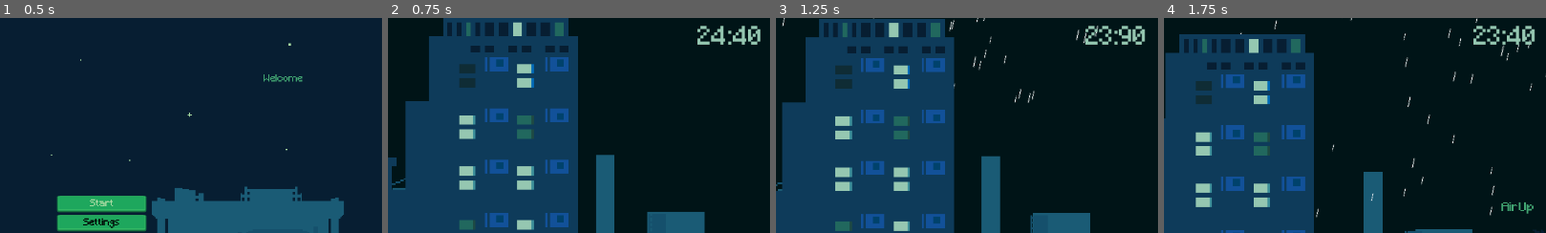
Above: before the commit, frames 1-4 (left to right).
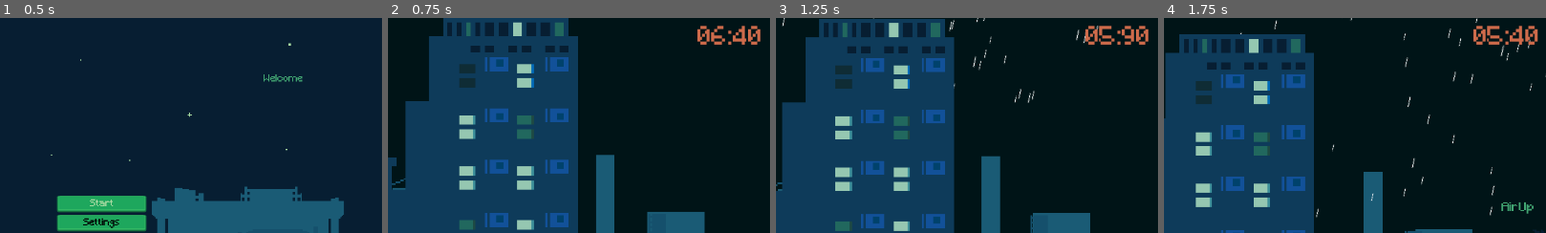
Above: after the commit, the same moments.

Repository: DEVizzent/mermelada-jam-2023
Game: Godot game, scene res://Inicio/StartMenu.tscn
The game is run twice, just before and just after one commit, with the same random seed, the same clock (stepped at 60 frames per second) and the same inputs.
Inputs (mouse positions are % of the whole screen's width and height, from its top left):
- Up to frame 1 (0.5 s): no input
- Up to frame 2 (0.75 s): click "Start" at 0.5 s
- Up to frame 3 (1.25 s): no input
- Up to frame 4 (1.75 s): move the mouse to (72, 45) at 1.27 s; hold Right (ui_right) from 1.28 s (still down); click (72, 45) at 1.42 s; tap Space (jump) at 1.52 s
The pictures show only the part of the screen within x 6-56%, y 2-52%; the shares and areas given below are measured in that part.

Frame 1 is identical in both runs. In frame 2, 0.9% of the frame differs, in the area x 81-98%, y 3-13%; in frame 3, 1.1%; in frame 4, 1.1%.

Commit message:
Set level1 maxtime to 6.5 seconds

Diff:
--- a/Levels/Level1/Level1.tscn
+++ b/Levels/Level1/Level1.tscn
@@ -124,6 +124,7 @@
 [node name="Level1" type="Node2D" groups=["level"]]
 script = ExtResource("1_jfv7o")
 word = "ferter"
+time_to_complete = 6.5
 
 [node name="HeaderBar" parent="." instance=ExtResource("2_57w8f")]
 
